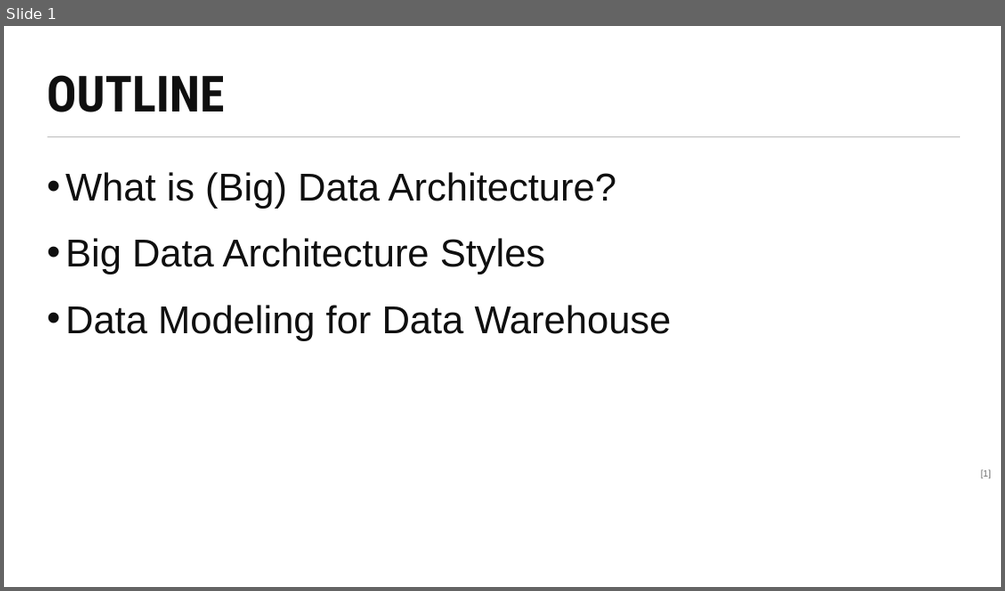
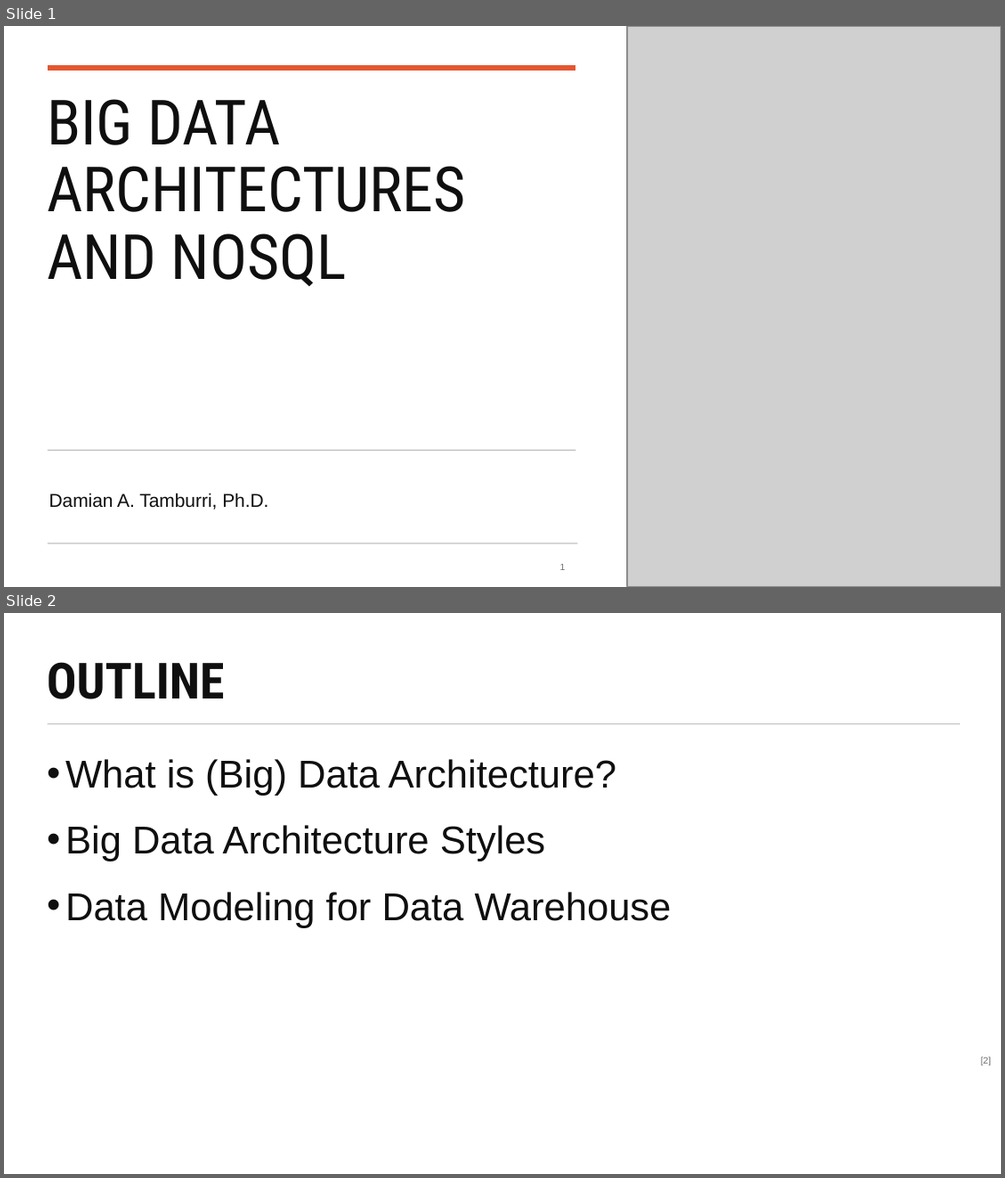
Before and after one commit to maelstromdat/MediTechBigData, a slide deck: 6. Big Data Architecture.pptx. Shown one above the other, each under a label of ours: slide 1 before the commit, slides 1 and 2 after it. The pictures are 1005x591 and 1005x1178 pixels, drawn with LibreOffice and Linux fonts; fonts in the diff are those of the drawing; grey boxes stand for pictures. Boxes give left, top, right and bottom in pixels: in the first picture for what was removed or moved away, otherwise in the second. Text is boxed around its words. In the diff, an @@ line names an element or a change of style, - is before the commit and + after.

```diff
--- a/6. Big Data Architecture.pptx
+++ b/6. Big Data Architecture.pptx
@@ slide 1 added at [4,26,1001,587], background #FFFFFF @@
@@ picture added at [627,26,1001,586] @@
@@ line added from (48, 68) to (575, 68), #E45730 3.75 pt @@
@@ title added at [47,99,466,286], 45 pt, text #0F0F0F @@
+BIG DATA ARCHITECTURES AND NOSQL
@@ line added from (48, 450) to (576, 450), #0F0F0F 0.75 pt @@
@@ text added at [49,492,268,509], 13.5 pt, text #0F0F0F @@
+Damian A. Tamburri, Ph.D.
@@ line added from (48, 543) to (577, 543), #0F0F0F 0.75 pt @@
@@ page number added at [560,564,566,570], 6.8 pt, text #0F0F0F at 60% opacity @@
+1
@@ what was slide 1 is now slide 2 @@
@@ page number at [980,1056,991,1065]: text changed @@
-[1]
+[2]
```
Also in this commit, not shown: 1 slide changed.
